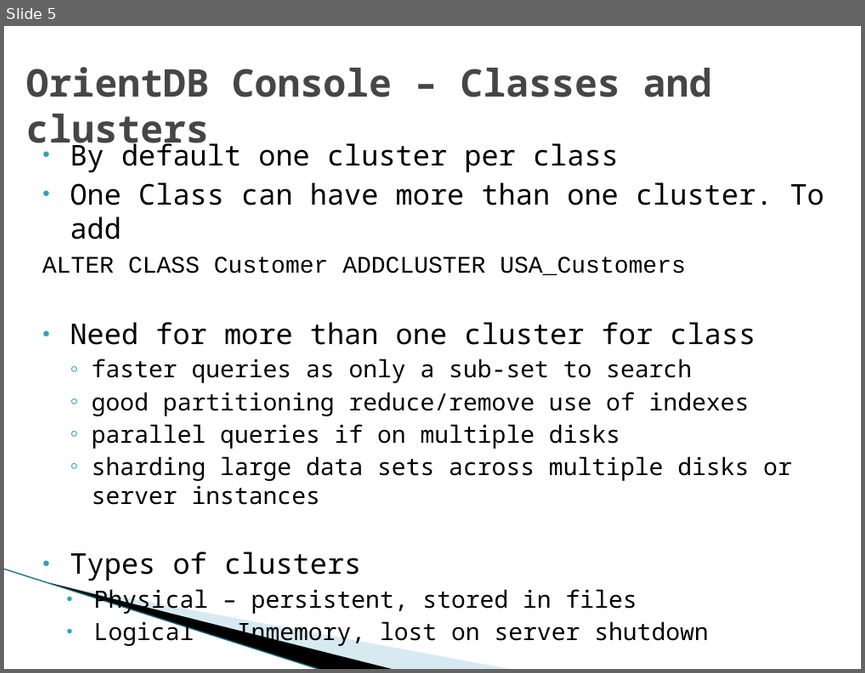
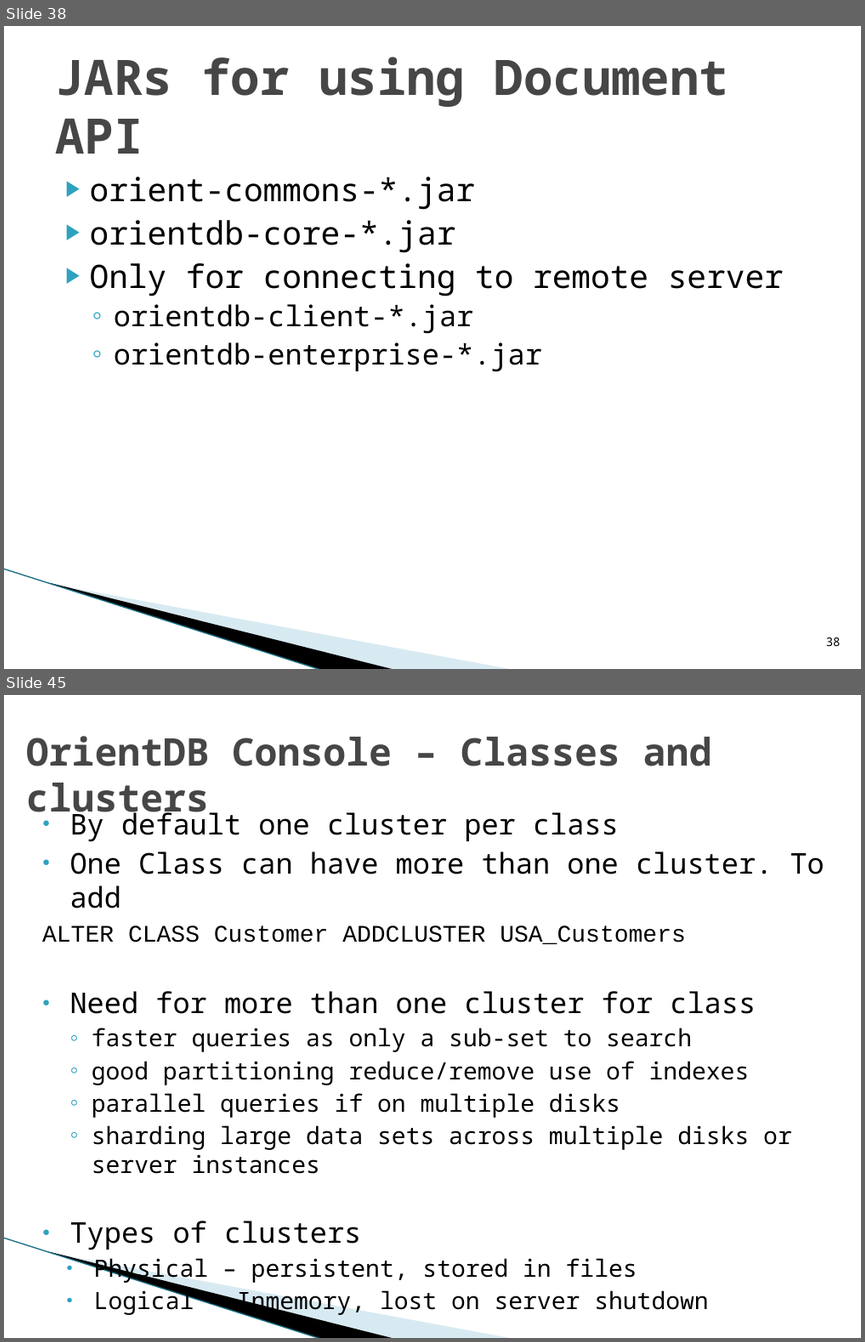
Before and after one commit to arunramkrish/bt_graphdb, a slide deck: presentations/2_OrientDB.pptx. Shown one above the other, each under a label of ours: slide 5 before the commit, slides 38 and 45 after it; the slides between them are not shown. The pictures are 865x673 and 865x1342 pixels, drawn with LibreOffice and Linux fonts; fonts in the diff are those of the drawing; background and template pictures are left out. Boxes give left, top, right and bottom in pixels: in the first picture for what was removed or moved away, otherwise in the second. Text is boxed around its words. In the diff, an @@ line names an element or a change of style, - is before the commit and + after.

Commit message:
updated with more orientdb slides and updated code base

```diff
--- a/presentations/2_OrientDB.pptx
+++ b/presentations/2_OrientDB.pptx
@@ slide 38 added at [4, 26, 861, 669], background #FFFFFF; not listed: 3 template elements that a slide beside it also shows @@
@@ title added at [55, 57, 728, 154], 41 pt, text #464646, bold @@
+JARs for using Document API
@@ text added at [90, 176, 783, 372], 27 pt, text #000000 @@
+▶ orient-commons-*.jar
+▶ orientdb-core-*.jar
+▶ Only for connecting to remote server
+  ◦ orientdb-client-*.jar
+  ◦ orientdb-enterprise-*.jar
@@ page number added at [826, 637, 840, 646], 10 pt, text #000000 @@
+38
@@ what was slide 5 is now slide 45 @@
```
Also in this commit, not shown: 6 slides changed, 45 other slides added, 1 other file.
